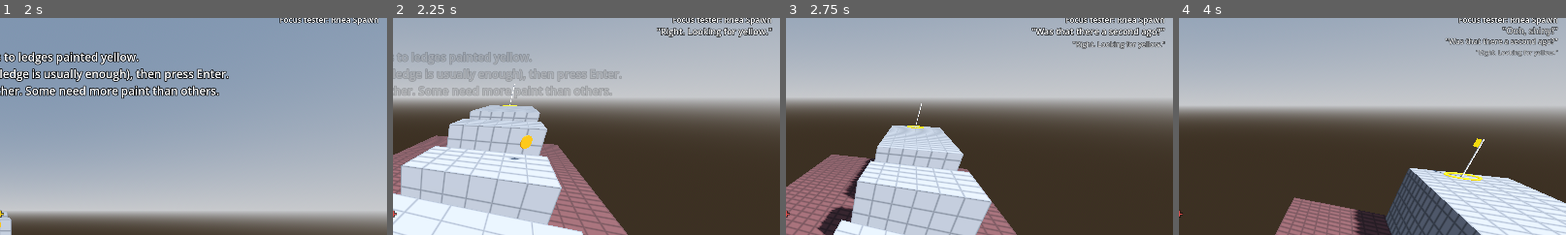
Above: before the commit, frames 1-4 (left to right).
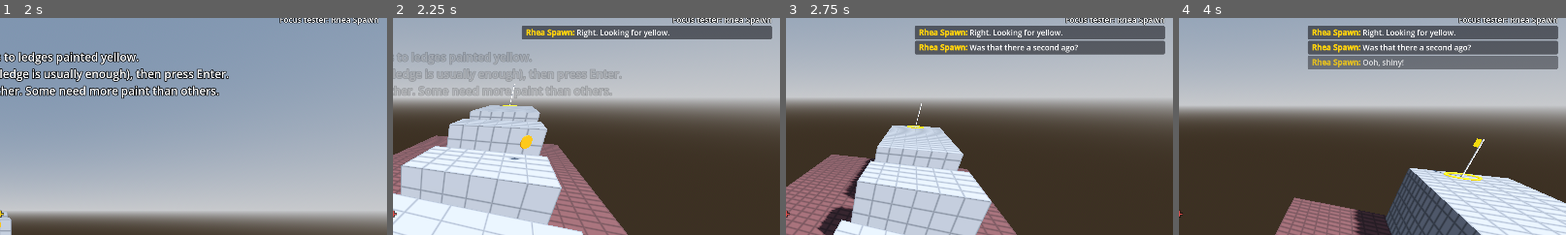
Above: after the commit, the same moments.

Repository: RSghr/yellow-paint
Game: Godot game, scene res://level_select.tscn
Same seed, same stepped clock (60 frames per second), same inputs: the game is played once before the commit and once after it.
Inputs (mouse positions are % of the whole screen's width and height, from its top left):
- Up to frame 1 (2 s): click "Accept & grab the paint" at 0.5 s; click "Start session" at 1.25 s
- Up to frame 2 (2.25 s): tap Enter (start_test) at 2 s; move the mouse to (55, 50) at 2.02 s; hold W (move_forward) from 2.03 s (still down); hold Space (jump) from 2.03 s (still down); click (55, 50) at 2.17 s
- Up to frame 3 (2.75 s): keep holding W (move_forward); keep holding Space (jump)
- Up to frame 4 (4 s): keep holding W (move_forward); move the mouse to (45, 50) at 2.77 s; release Space (jump) at 2.78 s; tap Backspace (clear_paint) at 2.85 s; click (45, 50) at 2.92 s; tap Space (jump) at 3.02, 3.05, 3.32, 3.8 s; move the mouse to (52, 48) at 3.52 s; hold Z (lock_mouse) from 3.53 s (still down); click (52, 48) at 3.67 s
The pictures show only the part of the screen within x 50-100%, y 6-56%; the shares and areas given below are measured in that part.

Frame 1 is identical in both runs. In frame 2, 3.8% of the frame differs, in the area x 33-98%, y 3-10%; in frame 3, 7.9%; in frame 4, 12%, in the area x 33-98%, y 3-24%.

Commit message:
Speech feed as a chat log: Name: message, newest at the bottom, each line fades after 6s
Co-Authored-By: Claude Opus 5.5 <noreply@anthropic.com>
Claude-Session: https://claude.ai/code/session_01W5jG8cMnz72ugdxaP4H6QQ

Diff:
--- a/game.gd
+++ b/game.gd
@@ -52,7 +52,7 @@
 	_load_level()
 	speech_feed = SPEECH_FEED.new()
 	$HUD.add_child(speech_feed)
-	runner.said.connect(func(text): speech_feed.push(text))
+	runner.said.connect(func(text): speech_feed.push(runner.tester_name, text))
 	runner.reached_goal.connect(_on_goal)
 	runner.died.connect(_on_died)
 	paint.paint_changed.connect(_update_paint_label)
--- a/speech_feed.gd
+++ b/speech_feed.gd
@@ -1,91 +1,74 @@
 extends Control
-## The playtester's speech on the HUD (top right, under "Focus tester: ..."), added by game.gd.
-## The newest line sits on top at full size. When a new one arrives, older lines slide down,
-## shrink and dim. Up to `max_lines` (1 current + 2 old). Old lines fade away after `old_fade_delay`
-## seconds without a new message; the current line stays.
+## The playtester's speech on the HUD as a chat log (top right, under "Focus tester: ..."), added by game.gd.
+## Like an online chat: "Name: message", oldest on top, newest at the bottom, up to `max_lines`.
+## Each line disappears `line_life` seconds after it was said.
 ## game.gd hides the whole feed while spectating (the speech bubble above the tester is visible then).
 
+const YELLOW := Color(1, 0.82, 0.05)
+
 @export var max_lines := 3
-@export var old_fade_delay := 4.0
-@export var line_gap := 4.0
-const SCALES := [1.0, 0.8, 0.68]
-const ALPHAS := [1.0, 0.7, 0.5]
+@export var line_life := 6.0  ## Seconds a line stays before fading out.
+@export var width := 620.0
 
-var _lines: Array[Label] = []  ## [0] = newest.
-var _fade_timer: SceneTreeTimer
+var _box: VBoxContainer
 
 
 func _ready() -> void:
 	anchor_left = 1.0
 	anchor_right = 1.0
-	offset_left = -920
+	offset_left = -width - 20
 	offset_right = -20
-	offset_top = 80
-	offset_bottom = 260
+	offset_top = 82
+	offset_bottom = 300
 	mouse_filter = Control.MOUSE_FILTER_IGNORE
+	_box = VBoxContainer.new()
+	_box.set_anchors_and_offsets_preset(Control.PRESET_FULL_RECT)
+	_box.add_theme_constant_override("separation", 3)
+	_box.mouse_filter = Control.MOUSE_FILTER_IGNORE
+	add_child(_box)
 
 
-func push(text: String) -> void:
-	var l := Label.new()
-	l.text = "\"%s\"" % text
-	l.horizontal_alignment = HORIZONTAL_ALIGNMENT_RIGHT
-	l.autowrap_mode = TextServer.AUTOWRAP_WORD_SMART
-	l.size = Vector2(size.x, 0)
-	l.custom_minimum_size = Vector2(size.x, 0)
-	l.mouse_filter = Control.MOUSE_FILTER_IGNORE
-	l.add_theme_font_size_override("font_size", 22)
-	l.add_theme_color_override("font_outline_color", Color(0, 0, 0, 0.8))
-	l.add_theme_constant_override("outline_size", 6)
-	l.modulate.a = 0.0
-	add_child(l)
-	_lines.push_front(l)
-	while _lines.size() > max_lines:
-		_lines.pop_back().queue_free()
-	_layout.call_deferred()
-	# Old lines fade if nothing new is said for a while.
-	_fade_timer = get_tree().create_timer(old_fade_delay)
-	var timer := _fade_timer
-	timer.timeout.connect(func():
-		if timer == _fade_timer:
-			_fade_old())
+func push(speaker: String, text: String) -> void:
+	var line := PanelContainer.new()
+	var style := StyleBoxFlat.new()
+	style.bg_color = Color(0.05, 0.05, 0.07, 0.55)
+	style.set_corner_radius_all(4)
+	style.content_margin_left = 10
+	style.content_margin_right = 10
+	style.content_margin_top = 3
+	style.content_margin_bottom = 4
+	line.add_theme_stylebox_override("panel", style)
+	line.mouse_filter = Control.MOUSE_FILTER_IGNORE
+
+	var label := RichTextLabel.new()
+	label.bbcode_enabled = true
+	label.fit_content = true
+	label.scroll_active = false
+	label.autowrap_mode = TextServer.AUTOWRAP_WORD_SMART
+	label.mouse_filter = Control.MOUSE_FILTER_IGNORE
+	label.add_theme_font_size_override("normal_font_size", 19)
+	label.add_theme_font_size_override("bold_font_size", 19)
+	label.text = "[b][color=#%s]%s:[/color][/b] %s" % [YELLOW.to_html(false), speaker, _escape(text)]
+	line.add_child(label)
+
+	line.modulate.a = 0.0
+	_box.add_child(line)
+	while _box.get_child_count() > max_lines:
+		var oldest := _box.get_child(0)
+		_box.remove_child(oldest)
+		oldest.queue_free()
+
+	var t := line.create_tween()
+	t.tween_property(line, "modulate:a", 1.0, 0.15)
+	t.tween_interval(line_life)
+	t.tween_property(line, "modulate:a", 0.0, 0.5)
+	t.tween_callback(line.queue_free)
 
 
 func clear() -> void:
-	for l in _lines:
-		l.queue_free()
-	_lines.clear()
-	_fade_timer = null
+	for c in _box.get_children():
+		c.queue_free()
 
 
-func _layout() -> void:
-	var y := 0.0
-	for i in _lines.size():
-		var l := _lines[i]
-		if not is_instance_valid(l):
-			continue
-		var s: float = SCALES[mini(i, SCALES.size() - 1)]
-		l.pivot_offset = Vector2(l.size.x, 0)  # Shrink toward the right edge.
-		if l.has_meta("tween"):
-			(l.get_meta("tween") as Tween).kill()
-		var t := create_tween().set_parallel().set_trans(Tween.TRANS_CUBIC).set_ease(Tween.EASE_OUT)
-		l.set_meta("tween", t)
-		if i == 0:
-			l.position = Vector2(0, -12)
-			t.tween_property(l, "position", Vector2(0, y), 0.25)
-		else:
-			t.tween_property(l, "position", Vector2(0, y), 0.3)
-		t.tween_property(l, "scale", Vector2(s, s), 0.3)
-		t.tween_property(l, "modulate:a", ALPHAS[mini(i, ALPHAS.size() - 1)], 0.3)
-		y += l.size.y * s + line_gap
-
-
-func _fade_old() -> void:
-	while _lines.size() > 1:
-		var l: Label = _lines.pop_back()
-		if not is_instance_valid(l):
-			continue
-		if l.has_meta("tween"):
-			(l.get_meta("tween") as Tween).kill()
-		var t := create_tween()
-		t.tween_property(l, "modulate:a", 0.0, 0.8)
-		t.tween_callback(l.queue_free)
+static func _escape(text: String) -> String:
+	return text.replace("[", "[lb]")
Not shown, changed: CLAUDE.md
